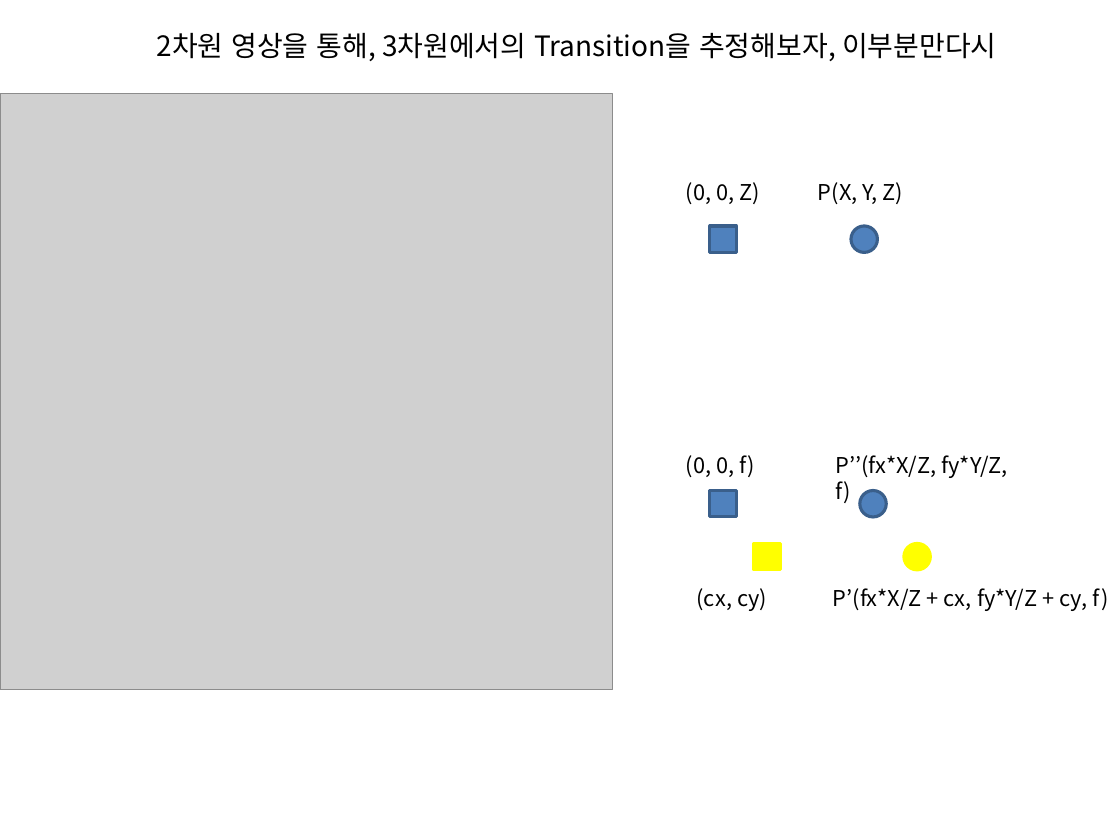
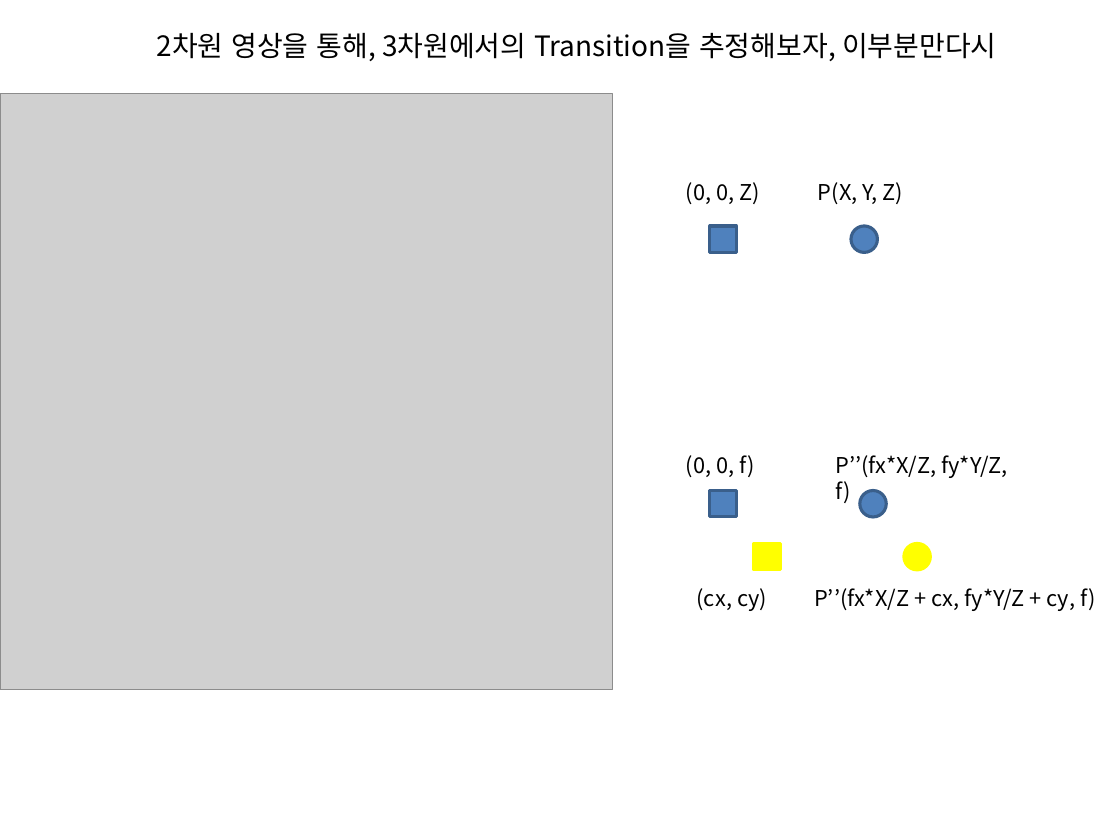
Before and after one commit to ssh6189/2020.11.20, a slide deck: slide 16 of 2020년 11월 20일 발표.pptx. Drawn at 1120x840 pixels with LibreOffice and Linux fonts; fonts in the diff are those of the drawing; grey boxes stand for pictures. Boxes give left, top, right and bottom in pixels: in the first picture for what was removed or moved away, otherwise in the second. Text is boxed around its words. In the diff, an @@ line names an element or a change of style, - is before the commit and + after.

Commit message:
2020년 11월 20일

```diff
--- a/2020년 11월 20일 발표.pptx
+++ b/2020년 11월 20일 발표.pptx
@@ text at <box>814,588,1096,611</box>: text changed @@
-P’(fx*X/Z + cx, fy*Y/Z + cy, f)
+P’’(fx*X/Z + cx, fy*Y/Z + cy, f)
```
Also in this commit, not shown: 4 slides removed.
